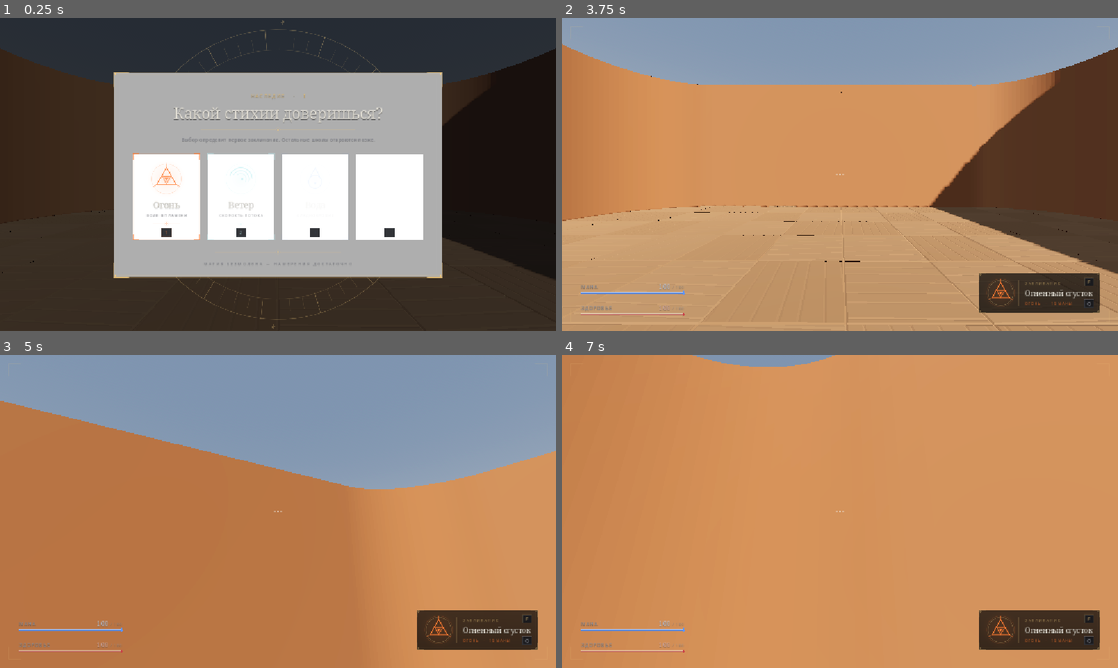
Above: before the commit, frames 1-4 (two rows, left to right).
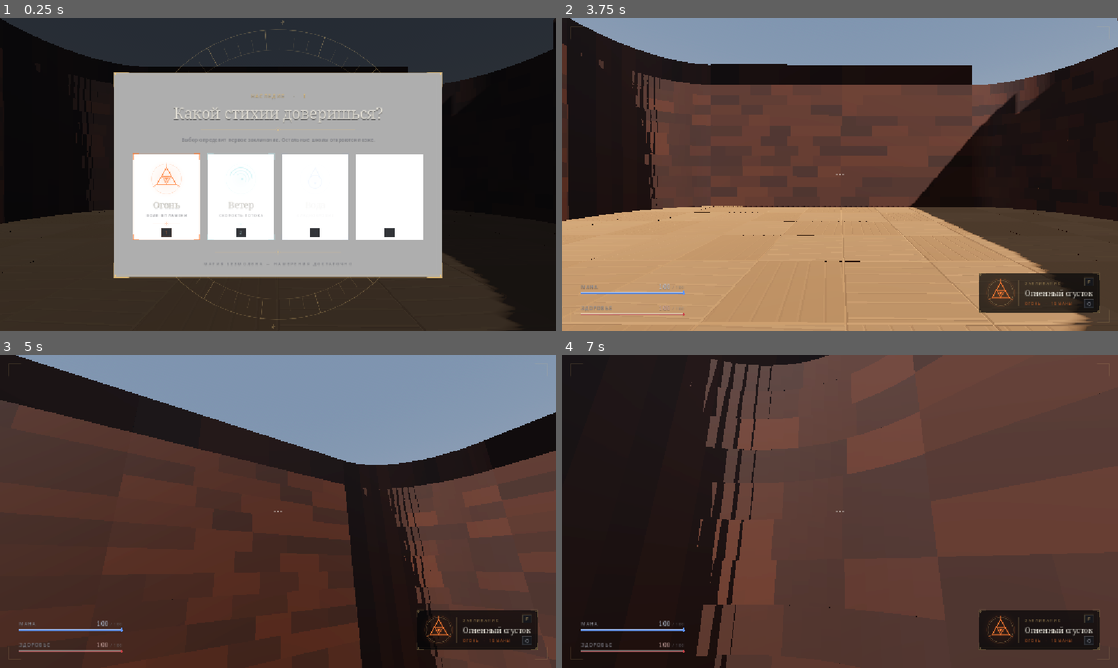
Above: after the commit, the same moments.

Repository: Tunwell1/test-game
Game: Godot game, scene res://main.tscn
Same seed, same stepped clock (60 frames per second), same inputs: the game is played once before the commit and once after it.
Inputs (mouse positions are in pixels of both pictures, inside the frame that each line leads up to):
- Up to frame 1 (0.25 s): no input
- Up to frame 2 (3.75 s): tap Enter at 0.5 s; move the mouse to (962, 158) at 0.52 s; hold D (move_right) 0.53-1.28 s; tap F (cast_spell) at 0.6 s; click (962, 158) at 0.67 s; tap Space (jump) at 0.77, 1.52, 3.02, 3.5 s; move the mouse to (728, 190) at 1.27 s; hold S (move_back) 1.28-2.03 s; tap Ctrl (crouch) at 1.35 s; move the mouse to (895, 105) at 2.02 s; hold D (move_right) 2.03-2.78 s; tap E (interact) at 2.1 s; move the mouse to (812, 237) at 2.77 s; hold W (move_forward) 2.78-3.53 s; tap Q (next_spell) at 2.85 s; click (812, 237) at 2.92 s; move the mouse to (1006, 221) at 3.52 s; hold A (move_left) from 3.53 s (still down); tap 1 (pick_school_1) at 3.6 s
- Up to frame 3 (5 s): tap Space (jump) at 3.77, 4.52 s; move the mouse to (233, 508) at 4.27 s; release A (move_left) at 4.28 s; hold W (move_forward) from 4.28 s (still down); tap 2 (pick_school_2) at 4.35 s
- Up to frame 4 (7 s): move the mouse to (845, 511) at 5.02 s; tap 3 (pick_school_3) at 5.1 s; click (845, 511) at 5.17 s; move the mouse to (817, 505) at 5.77 s; release W (move_forward) at 5.78 s; hold D (move_right) 5.78-6.53 s; tap 4 (pick_school_4) at 5.85 s; tap Space (jump) at 6.02, 6.77 s; move the mouse to (867, 511) at 6.52 s; hold W (move_forward) from 6.53 s (still down); hold Shift (sprint) from 6.53 s (still down)

The runs differ from the first frame. In frame 1, 16% of the frame differs, in the area x 0-100%, y 0-100%; in frame 2, 50%; in frame 3, 78%; in frame 4, 99%.

Commit message:
надо исправить

Diff:
--- /dev/null
+++ b/Models/Wall_Lining_Corner.tscn
@@ -0,0 +1,11 @@
+[gd_scene load_steps=3 format=3]
+
+[ext_resource type="PackedScene" path="res://Models/Wall_Lining_Corner.glb" id="1_model"]
+[ext_resource type="Material" uid="uid://wallwoodmat01" path="res://materials/wall_wood_mat.tres" id="2_mat"]
+
+[node name="WallLiningCorner" type="Node3D"]
+
+[node name="Model" parent="." instance=ExtResource("1_model")]
+
+[node name="Wall_Lining_Corner" parent="Model" index="0"]
+material_override = ExtResource("2_mat")
--- /dev/null
+++ b/Models/Wall_Lining_Straight.tscn
@@ -0,0 +1,11 @@
+[gd_scene load_steps=3 format=3]
+
+[ext_resource type="PackedScene" path="res://Models/Wall_Lining_Straight.glb" id="1_model"]
+[ext_resource type="Material" uid="uid://wallwoodmat01" path="res://materials/wall_wood_mat.tres" id="2_mat"]
+
+[node name="WallLiningStraight" type="Node3D"]
+
+[node name="Model" parent="." instance=ExtResource("1_model")]
+
+[node name="Wall_Lining_Straight" parent="Model" index="0"]
+material_override = ExtResource("2_mat")
--- a/main.tscn
+++ b/main.tscn
@@ -6,6 +6,8 @@
 [ext_resource type="Script" uid="uid://cnjr2p75ao1pj" path="res://enemy_health_overlay.gd" id="5_overlay"]
 [ext_resource type="PackedScene" path="res://Models/Wall_with_collision.tscn" id="6_7mycd"]
 [ext_resource type="PackedScene" path="res://Models/Corner_Wall_with_collision.tscn" id="9_kek77"]
+[ext_resource type="PackedScene" path="res://Models/Wall_Lining_Straight.tscn" id="15_lining_straight"]
+[ext_resource type="PackedScene" path="res://Models/Wall_Lining_Corner.tscn" id="16_lining_corner"]
 [ext_resource type="PackedScene" path="res://Models/Floor/Wood_Floor_Module_00_00.glb" id="14_floor_00_00"]
 [ext_resource type="PackedScene" path="res://Models/Floor/Wood_Floor_Module_00_01.glb" id="14_floor_00_01"]
 [ext_resource type="PackedScene" path="res://Models/Floor/Wood_Floor_Module_00_02.glb" id="14_floor_00_02"]
@@ -202,3 +204,40 @@
 
 [node name="floor_module_03_03" parent="WoodFloor" unique_id=-1994967280 instance=ExtResource("14_floor_03_03")]
 transform = Transform3D(1, 0, 0, 0, 1, 0, 0, 0, 1, 4.73715, 0, 4.73715)
+[node name="WallLining" type="Node3D" parent="." unique_id=-1894967296]
+transform = Transform3D(1, 0, 0, 0, 1, 0, 0, 0, 1, -6.4, 0, 10.4743)
+
+[node name="lining_wall_00_00" parent="WallLining" unique_id=-1894967295 instance=ExtResource("15_lining_straight")]
+
+[node name="lining_wall_00_01" parent="WallLining" unique_id=-1894967294 instance=ExtResource("15_lining_straight")]
+transform = Transform3D(1, 0, 0, 0, 1, 0, 0, 0, 1, 6.4, 0, 0)
+
+[node name="lining_corner_00" parent="WallLining" unique_id=-1894967293 instance=ExtResource("16_lining_corner")]
+transform = Transform3D(1, 0, 0, 0, 1, 0, 0, 0, 1, 12.8, 0, 0)
+
+[node name="lining_wall_01_00" parent="WallLining" unique_id=-1894967292 instance=ExtResource("15_lining_straight")]
+transform = Transform3D(0, 0, 1, 0, 1, 0, -1, 0, 0, 16.8743, 0, -4.0743)
+
+[node name="lining_wall_01_01" parent="WallLining" unique_id=-1894967291 instance=ExtResource("15_lining_straight")]
+transform = Transform3D(0, 0, 1, 0, 1, 0, -1, 0, 0, 16.8743, 0, -10.4743)
+
+[node name="lining_corner_01" parent="WallLining" unique_id=-1894967290 instance=ExtResource("16_lining_corner")]
+transform = Transform3D(0, 0, 1, 0, 1, 0, -1, 0, 0, 16.8743, 0, -16.8743)
+
+[node name="lining_wall_02_00" parent="WallLining" unique_id=-1894967289 instance=ExtResource("15_lining_straight")]
+transform = Transform3D(-1, 0, 0, 0, 1, 0, 0, 0, -1, 12.8, 0, -20.9486)
+
+[node name="lining_wall_02_01" parent="WallLining" unique_id=-1894967288 instance=ExtResource("15_lining_straight")]
+transform = Transform3D(-1, 0, 0, 0, 1, 0, 0, 0, -1, 6.4, 0, -20.9486)
+
+[node name="lining_corner_02" parent="WallLining" unique_id=-1894967287 instance=ExtResource("16_lining_corner")]
+transform = Transform3D(-1, 0, 0, 0, 1, 0, 0, 0, -1, 0, 0, -20.9486)
+
+[node name="lining_wall_03_00" parent="WallLining" unique_id=-1894967286 instance=ExtResource("15_lining_straight")]
+transform = Transform3D(0, 0, -1, 0, 1, 0, 1, 0, 0, -4.0743, 0, -16.8743)
+
+[node name="lining_wall_03_01" parent="WallLining" unique_id=-1894967285 instance=ExtResource("15_lining_straight")]
+transform = Transform3D(0, 0, -1, 0, 1, 0, 1, 0, 0, -4.0743, 0, -10.4743)
+
+[node name="lining_corner_03" parent="WallLining" unique_id=-1894967284 instance=ExtResource("16_lining_corner")]
+transform = Transform3D(0, 0, -1, 0, 1, 0, 1, 0, 0, -4.0743, 0, -4.0743)
--- /dev/null
+++ b/materials/wall_wood.gdshader
@@ -0,0 +1,73 @@
+// Cartoon wooden plank lining - flat colours, ZERO textures, ZERO painted detail.
+//
+// The mesh (Tools/generate_wall_lining.py v3) packs FOUR different board
+// layouts into ONE GLB, stacked along Y in 7 m steps. Each layout is real
+// low-poly geometry: straight edges and flush board faces. GAP=0 and CH=0,
+// so neighbouring boards share an edge; there are no visible grooves or gaps.
+// The backing flag is kept only as a hidden safety net behind the faces.
+//   COLOR.r = board tone tier (0..1, six tiers)
+//   COLOR.g = 0 face / 0.5 chamfer / 0.6 backing
+//   COLOR.b = packed layout index (0..1)
+//
+// The vertex shader picks ONE layout per placed module from its WORLD position
+// and collapses the stacked layouts back into y = 0..6. Adjacent walls get
+// different picks, so identical GLBs no longer look copied. No second asset.
+shader_type spatial;
+render_mode cull_disabled;
+
+uniform float groove_shade : hint_range(0.0, 1.0, 0.05) = 0.62;
+uniform float tone_contrast : hint_range(0.0, 0.4, 0.05) = 0.18;
+
+const vec3 OAK    = vec3(0.1954, 0.0865, 0.0296);
+const vec3 GROOVE = vec3(0.0420, 0.0200, 0.0080);
+const float LAYOUT_STEP = 7.0;
+
+varying float v_variant;
+varying float v_pick;
+varying float v_slot;
+
+float hash13(vec3 p) {
+	p = fract(p * 0.1031);
+	p += dot(p, p.zyx + 31.32);
+	return fract((p.x + p.y) * p.z);
+}
+
+void vertex() {
+	vec3 origin = MODEL_MATRIX[3].xyz;
+	v_variant = hash13(origin);
+	// Neighbouring modules of the closed ring get 0,1,2,3,0,1,2,3,...
+	v_pick = floor(mod(floor(origin.x * 0.1 + 0.5)
+	                 + floor(origin.z * 0.2 + 0.5) + 3.0, 4.0));
+	v_slot = floor(VERTEX.y / LAYOUT_STEP);
+	// Remove the other layouts in the VERTEX stage: collapsing them to one
+	// point off-screen means they never rasterise at all. A fragment discard
+	// alone still lets all four packed meshes write overlapping depth.
+	if (abs(v_slot - v_pick) > 0.5) {
+		VERTEX = vec3(0.0, -1000.0, 0.0);
+	} else {
+		VERTEX.y -= v_slot * LAYOUT_STEP;
+	}
+}
+
+void fragment() {
+	// Safety net only; normally the unwanted layouts never reach this stage.
+	if (abs(v_slot - v_pick) > 0.5) {
+		discard;
+	}
+
+	const float TIERS = 6.0;
+	float tier = clamp(floor(COLOR.r * TIERS + 0.5), 0.0, TIERS - 1.0);
+	float shifted = mod(tier + floor(v_variant * TIERS), TIERS);
+	vec3 col = OAK * mix(1.0 - tone_contrast, 1.0 + tone_contrast,
+	                     shifted / (TIERS - 1.0));
+	col *= mix(vec3(1.02, 1.0, 0.98), vec3(0.98, 1.0, 1.02), v_variant);
+
+	float groove = clamp((COLOR.g - 0.10) * 2.5, 0.0, 1.0);
+	col = mix(col, GROOVE, groove * groove_shade);
+	if (COLOR.g > 0.55) {
+		col = mix(col, GROOVE, 0.72);
+	}
+
+	ALBEDO = col;
+	ROUGHNESS = mix(0.86, 0.92, v_variant);
+}
--- /dev/null
+++ b/materials/wall_wood_mat.tres
@@ -0,0 +1,9 @@
+[gd_resource type="ShaderMaterial" format=3 uid="uid://cxj8ye23sag77"]
+
+[ext_resource type="Shader" uid="uid://bltu1iofyecxf" path="res://materials/wall_wood.gdshader" id="1_shader"]
+
+[resource]
+render_priority = 0
+shader = ExtResource("1_shader")
+shader_parameter/groove_shade = 0.62
+shader_parameter/tone_contrast = 0.18
--- a/tests/smoke_gameplay.gd
+++ b/tests/smoke_gameplay.gd
@@ -49,6 +49,8 @@
 			has_controller_move = true
 	_check(has_controller_move, "controller movement has a default binding")
 	_check(_visuals_match_colliders(scene), "visual meshes match their collision shapes")
+	_check(_lining_uses_procedural_shader(scene),
+		"all 12 wall-lining meshes use the procedural ShaderMaterial")
 
 	if player == null:
 		_finish()
@@ -131,6 +133,21 @@
 	return checked >= 4
 
 
+func _lining_uses_procedural_shader(scene: Node) -> bool:
+	var found := 0
+	var stack: Array[Node] = [scene]
+	while not stack.is_empty():
+		var node: Node = stack.pop_back()
+		if node is MeshInstance3D and String(node.name).begins_with("Wall_Lining"):
+			var material: Material = (node as MeshInstance3D).material_override
+			if material is ShaderMaterial and (material as ShaderMaterial).shader != null \
+					and String((material as ShaderMaterial).shader.resource_path).ends_with("wall_wood.gdshader"):
+				found += 1
+		for child in node.get_children():
+			stack.append(child)
+	return found == 12
+
+
 func _check(condition: bool, label: String) -> void:
 	if condition:
 		print("PASS: ", label)
Binary file added: Models/Wall_Lining_Corner.glb
Not shown, added: Models/Wall_Lining_Corner.glb.import
Binary file added: Models/Wall_Lining_Straight.glb
Not shown, added: Models/Wall_Lining_Straight.glb.import
Not shown, added: materials/wall_wood.gdshader.uid
Not shown, changed: docs/notes/wall-building.md
Not shown, changed: docs/testing.md
